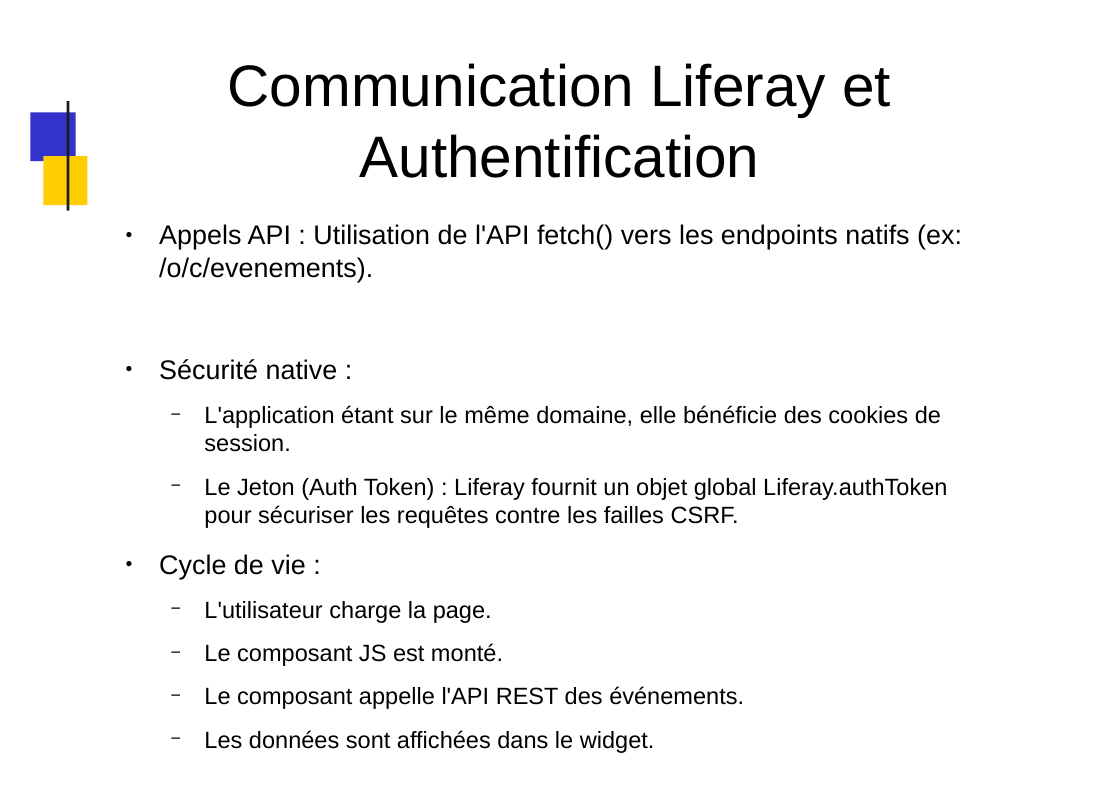
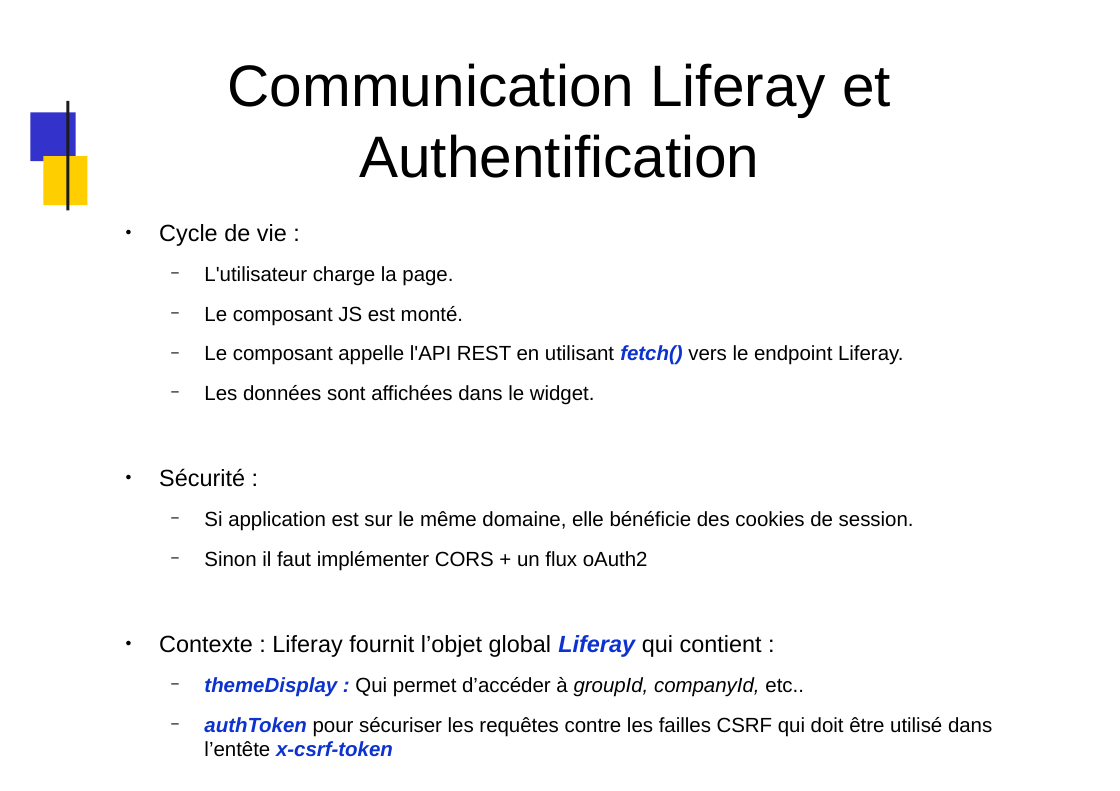
Before and after one commit to dthibau/liferay, a slide deck: slide 181 of Lrd7.pptx (slide 157 before the commit). Drawn at 1120x791 pixels with LibreOffice and Linux fonts; fonts in the diff are those of the drawing; background and template pictures are left out. Boxes give left, top, right and bottom in pixels: in the first picture for what was removed or moved away, otherwise in the second. Text is boxed around its words. In the diff, an @@ line names an element or a change of style, - is before the commit and + after.

```diff
--- a/Lrd7.pptx
+++ b/Lrd7.pptx
@@ text at (x1=159, y1=224, x2=962, y2=528): paragraphs removed @@
-● Appels API : Utilisation de l'API fetch() vers les endpoints natifs (ex: /o/c/evenements).
-● Sécurité native :
-  − L'application étant sur le même domaine, elle bénéficie des cookies de session.
-  − Le Jeton (Auth Token) : Liferay fournit un objet global Liferay.authToken pour sécuriser les requêtes contre les failles CSRF.
@@ text at (x1=159, y1=224, x2=595, y2=405): size 20.3 to 17.6 pt in "Cycle de vie :"; size 17.7 to 15.4 pt in "L'utilisateur charge la page.", "Le composant JS est monté.", "Les données sont affichées dans le widget." @@
@@ text at (x1=204, y1=345, x2=903, y2=365): text changed; size 17.7 to 15.4 pt @@
-  − Le composant appelle l'API REST des événements.
+  − Le composant appelle l'API REST en utilisant fetch() vers le endpoint Liferay.
@@ text at (x1=159, y1=468, x2=992, y2=757): paragraphs added @@
+● Sécurité :
+  − Si application est sur le même domaine, elle bénéficie des cookies de session.
+  − Sinon il faut implémenter CORS + un flux oAuth2
+● Contexte : Liferay fournit l’objet global Liferay qui contient :
+  − themeDisplay : Qui permet d’accéder à groupId, companyId, etc..
+  − authToken pour sécuriser les requêtes contre les failles CSRF qui doit être utilisé dans l’entête x-csrf-token
```
Also in this commit, not shown: 61 other slides changed, 31 slides added, 12 slides removed, 5 other files.
